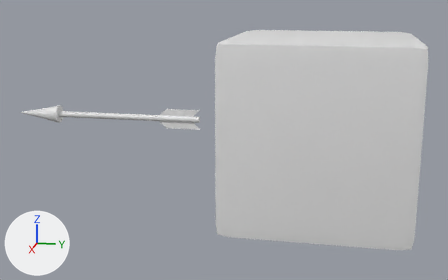
One commit to the FBX model Modelos3D/Traps/Arrow/tile.FBX: the scene before it, then after it.
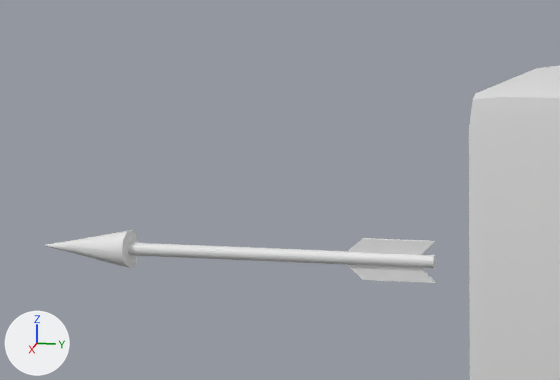
The first picture shows the older version from a 50 mm camera at (35.9, 1.5, 12.9) aimed at (0.0, -5.7, 3.9). The close-ups show both versions on the part from 0% to 57% of the width and 0% to 62% of the height of that picture; other places that the commit changed are outside them. The lights are fixed; the arrows at lower left show +X, +Y and +Z. Where no turn or scale is listed for an object, it has been applied to the vertices.

The first close-up shows 'arrow', 'tile'.
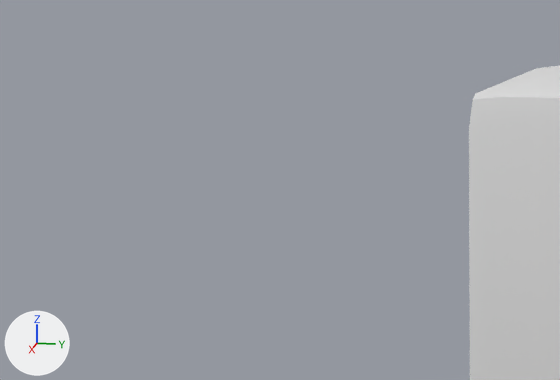
Where the newer file only moved an object's origin or applied its transform, the numbers keep the older frame.

Location of each change, [x1, y1, x2, y2] in pixels of the close-ups (560 x 380 px):
'arrow', deleted: before [45, 230, 436, 283]

The change, as a list of edits to the scene's bpy script:
```text
Remove ob_arrow:
    ob_arrow = bpy.data.objects.new('arrow', me_mesh_001)
    ob_arrow.location = (-0.04, -13.16, 5.1)
```
